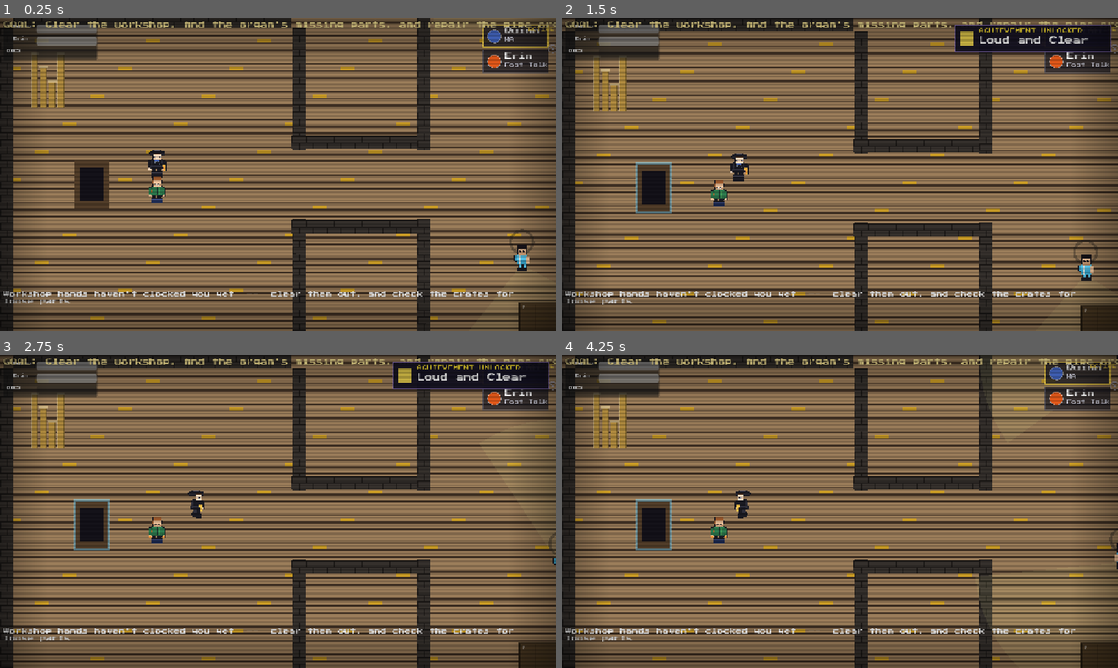
Above: before the commit, frames 1-4 (two rows, left to right).
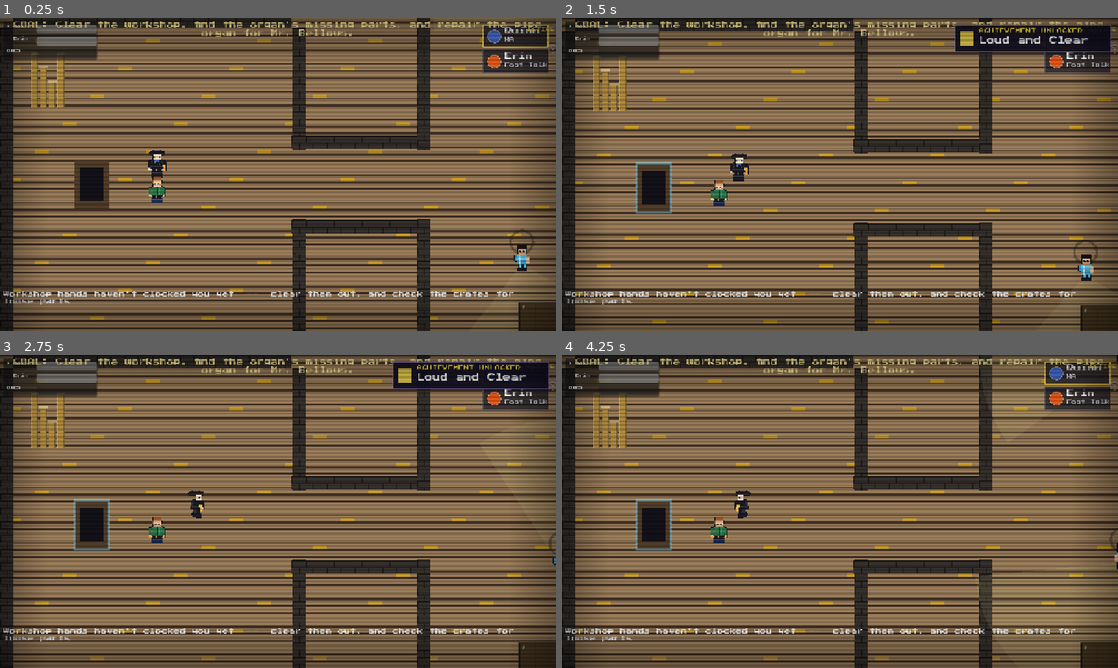
Above: after the commit, the same moments.

Repository: dougreichard/rpg_game
Game: Godot game, scene res://scenes/levels/PipeOrganWorks.tscn
The game is run twice, just before and just after one commit, with the same random seed, the same clock (stepped at 60 frames per second) and the same inputs. This scene is started directly instead of the project's main scene.
Inputs (mouse positions are in pixels of both pictures, inside the frame that each line leads up to):
- Up to frame 1 (0.25 s): no input
- Up to frame 2 (1.5 s): tap Enter (ui_accept) at 0.5, 0.77 s; move the mouse to (962, 158) at 0.52 s; hold D (move_right) 0.53-1.25 s; hold F (attack) 0.53-1.25 s; click (962, 158) at 0.67 s; drag from (728, 190) to (1084, 268) at 1.27 s
- Up to frame 3 (2.75 s): move the mouse to (333, 442) at 2.02 s; hold D (move_right) from 2.03 s (still down); hold F (attack) from 2.03 s (still down); tap B (bies_mode) at 2.1 s
- Up to frame 4 (4.25 s): release D (move_right) at 2.75 s; release F (attack) at 2.75 s; drag from (812, 574) to (784, 511) at 2.77 s; tap Enter (ui_accept) at 3.5, 3.77 s; move the mouse to (1006, 558) at 3.52 s; hold A (move_left) from 3.53 s (still down); hold F (attack) from 3.53 s (still down); tap G (special) at 3.6 s

The runs differ from the first frame. In frame 1, 1.3% of the frame differs, in the area x 0-100%, y 1-6%; in frame 2, 1.1%; in frame 3, 1.1%; in frame 4, 1.3%.

Commit message:
Fix programmatic Label width handling: honor rect via offsets
Control.set_size() clamps width up to the label's single-line minimum,
silently defeating autowrap so text overflowed its rect. Switch
UIFactory.make_label and the pipe organ goal banner to set geometry via
explicit offsets + clip_contents. Fixes How to Play tips/columns running
off the panel edge and the goal banner spilling past the screen.

Also commit orphaned .uid companions for previously-added scripts.

Co-Authored-By: Claude Fable 5 <noreply@anthropic.com>

Diff:
--- a/scripts/levels/pipe_organ_works.gd
+++ b/scripts/levels/pipe_organ_works.gd
@@ -424,8 +424,14 @@
 	add_child(layer)
 	var label := Label.new()
 	label.text = GOAL_TEXT
-	label.position = Vector2(8.0, 8.0)
-	label.size = Vector2(1264.0, 48.0)
+	# Set geometry via offsets, not position/size: Control.set_size() clamps
+	# width up to the text's single-line width, defeating autowrap and letting
+	# the banner spill past the screen edges. Offsets honor the rect exactly.
+	label.offset_left = 8.0
+	label.offset_top = 8.0
+	label.offset_right = 1272.0
+	label.offset_bottom = 56.0
+	label.clip_contents = true
 	label.horizontal_alignment = HORIZONTAL_ALIGNMENT_CENTER
 	label.autowrap_mode = TextServer.AUTOWRAP_WORD
 	label.add_theme_font_size_override("font_size", 16)
--- a/scripts/ui/how_to_play_overlay.gd
+++ b/scripts/ui/how_to_play_overlay.gd
@@ -6,16 +6,16 @@
 
 signal closed
 
-const HELP_RECT    := Rect2(160.0, 60.0, 960.0, 600.0)
+const HELP_RECT    := Rect2(40.0, 30.0, 1200.0, 660.0)
 const BORDER_COLOR  : Color = Color(0.55, 0.45, 0.75)
 const TITLE_COLOR   : Color = Color(0.95, 0.85, 0.2)
 const KEY_COLOR     : Color = Color(0.75, 0.70, 1.0)
 const NORMAL_COLOR  : Color = Color(0.72, 0.72, 0.82)
 const HINT_COLOR    : Color = Color(0.45, 0.45, 0.55)
 const PAGE_COUNT    : int   = 3
-const ROW_H         : float = 52.0
-const CONTENT_START_Y: float = 140.0   # offset from HELP_RECT.position.y
-const SECTION_Y     : float = 80.0     # offset from HELP_RECT.position.y
+const ROW_H         : float = 56.0
+const CONTENT_START_Y: float = 130.0
+const SECTION_Y     : float = 72.0
 
 var _page: int = 0
 var _page_nodes: Array = [[], [], []]   # Array[Array[Node]], one per page
@@ -132,29 +132,26 @@
 		_add_label(0, rows[i][1], desc_x, y, desc_w, 17, NORMAL_COLOR)
 
 func _build_page_characters() -> void:
-	var lx: float = HELP_RECT.position.x + 44.0
-	var cw: float = HELP_RECT.size.x - 88.0
-	var name_w: float = 82.0
-	var weapon_w: float = 82.0
-	var weapon_x: float = lx + name_w + 14.0
-	var desc_x: float = weapon_x + weapon_w + 14.0
-	var desc_w: float = cw - name_w - weapon_w - 28.0
-	var sy: float = HELP_RECT.position.y + SECTION_Y
-
-	_add_label(1, "YOUR TEAM", lx, sy, cw, 18, TITLE_COLOR)
+	var lx:     float = HELP_RECT.position.x + 44.0
+	var cw:     float = HELP_RECT.size.x - 88.0
+	var name_w: float = 100.0
+	var gap:    float = 28.0
+	var desc_x: float = lx + name_w + gap
+	var desc_w: float = cw - name_w - gap
+
+	_add_label(1, "YOUR TEAM", lx, HELP_RECT.position.y + SECTION_Y, cw, 18, TITLE_COLOR)
 
 	var rows: Array = [
-		["Quinn",  "Wrench",  "Repairs machinery  ·  HA laugh stuns nearby enemies"],
-		["Erin",   "Fire",    "Stealth & fast-talk  ·  calms and distracts guards"],
-		["Evan",   "Fists",   "Super strength & animals  ·  commands companions"],
-		["Ben",    "Keytar",  "Rhythm attacks  ·  perfect pitch for sound puzzles"],
-		["Ethan",  "Tech",    "Hacks panels, doors, and electronic enemies"],
+		["Quinn", "Wrench — repairs machinery. HA laugh stuns nearby enemies."],
+		["Erin",  "Fire — stealth and fast-talk. Calms and distracts guards."],
+		["Evan",  "Fists — super strength. Commands animal companions."],
+		["Ben",   "Keytar — rhythm attacks. Perfect pitch for sound puzzles."],
+		["Ethan", "Tech — hacks panels, doors, and electronic enemies."],
 	]
 	for i in rows.size():
 		var y: float = _content_y(i)
-		_add_label(1, rows[i][0], lx, y, name_w, 17, KEY_COLOR)
-		_add_label(1, rows[i][1], weapon_x, y, weapon_w, 17, HINT_COLOR)
-		_add_label(1, rows[i][2], desc_x, y, desc_w, 17, NORMAL_COLOR)
+		_add_label(1, rows[i][0], lx,     y, name_w, 17, KEY_COLOR)
+		_add_label(1, rows[i][1], desc_x, y, desc_w, 17, NORMAL_COLOR)
 
 func _build_page_tips() -> void:
 	var lx: float = HELP_RECT.position.x + 44.0
--- a/scripts/ui/ui_factory.gd
+++ b/scripts/ui/ui_factory.gd
@@ -20,8 +20,15 @@
 		wrap: bool = false) -> Label:
 	var lbl := Label.new()
 	lbl.text = text
-	lbl.position = pos
-	lbl.size = size
+	# Set the rect via explicit offsets, not position/size: Control.set_size()
+	# clamps width *up* to the label's minimum (full single-line text width),
+	# which silently defeats autowrap and lets text overflow the intended rect.
+	# Anchors default to top-left (0,0,0,0), so offsets are absolute coordinates.
+	lbl.offset_left = pos.x
+	lbl.offset_top = pos.y
+	lbl.offset_right = pos.x + size.x
+	lbl.offset_bottom = pos.y + size.y
+	lbl.clip_contents = true
 	lbl.add_theme_font_size_override("font_size", font_size)
 	lbl.add_theme_color_override("font_color", color)
 	lbl.horizontal_alignment = halign
Not shown, added: scripts/systems/bubble_coordinator.gd.uid
Not shown, added: scripts/ui/how_to_play_overlay.gd.uid
Not shown, added: scripts/ui/ui_factory.gd.uid
